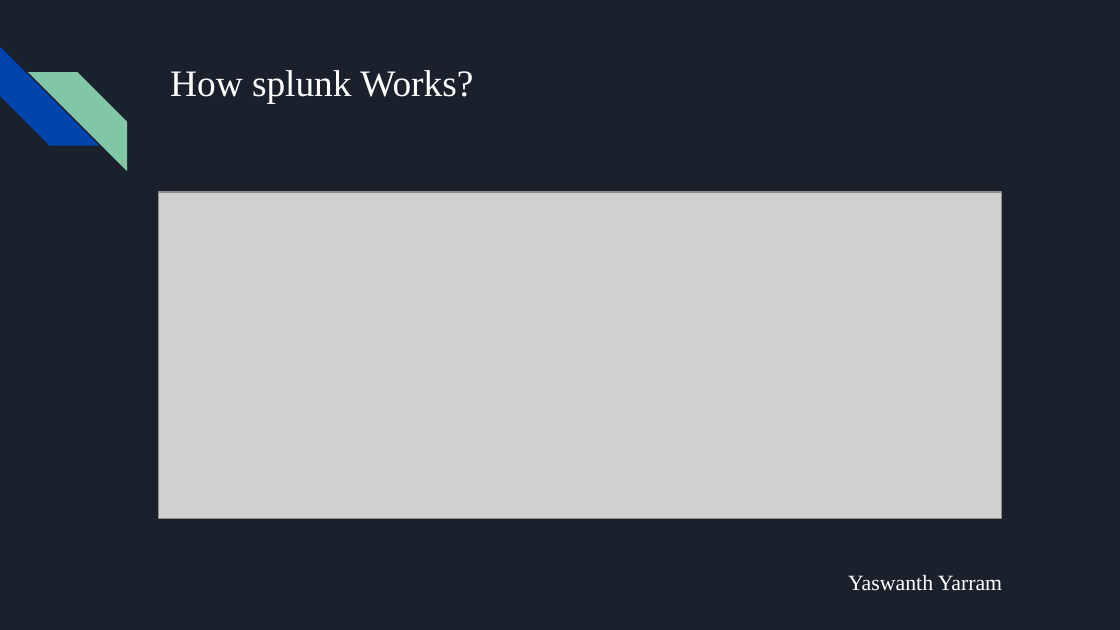
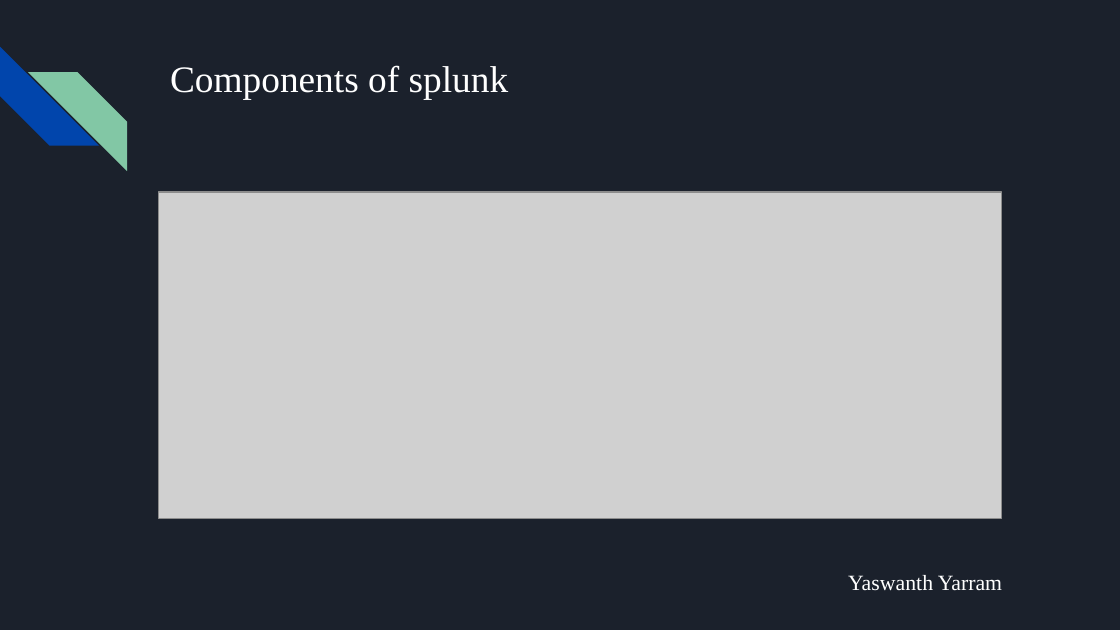
Before and after one commit to VSMDURGAPRASAD/splunk-project, a slide deck: slide 6 of docs/Splunk.pptx. Drawn at 1120x630 pixels with LibreOffice and Linux fonts; fonts in the diff are those of the drawing; grey boxes stand for pictures. Boxes give left, top, right and bottom in pixels: in the first picture for what was removed or moved away, otherwise in the second. Text is boxed around its words. In the diff, an @@ line names an element or a change of style, - is before the commit and + after.

```diff
--- a/docs/Splunk.pptx
+++ b/docs/Splunk.pptx
@@ title at <box>170,65,509,100</box>: text changed @@
-How splunk Works?
+Components of splunk
```
Also in this commit, not shown: 3 other slides changed.
